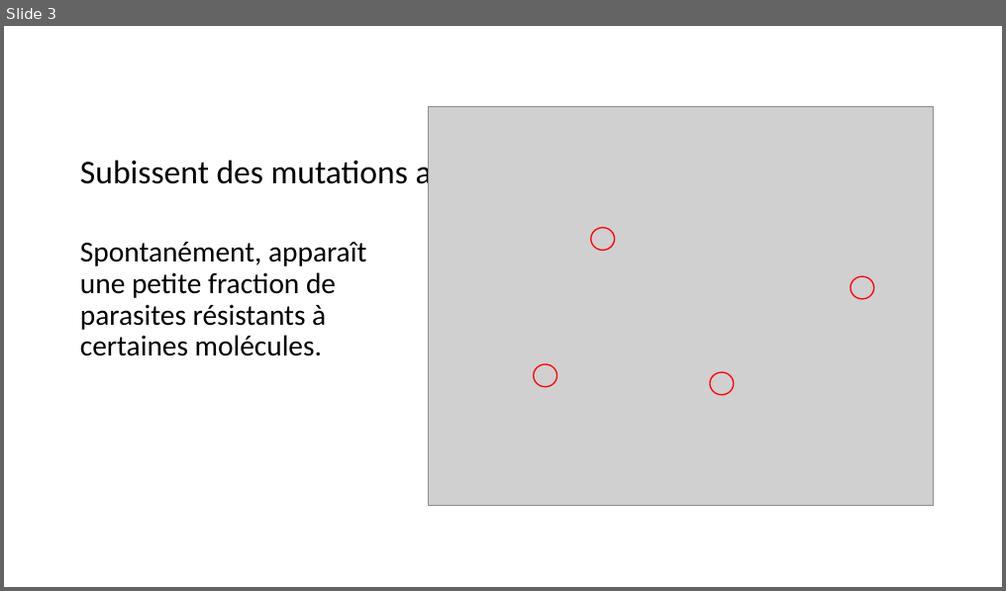
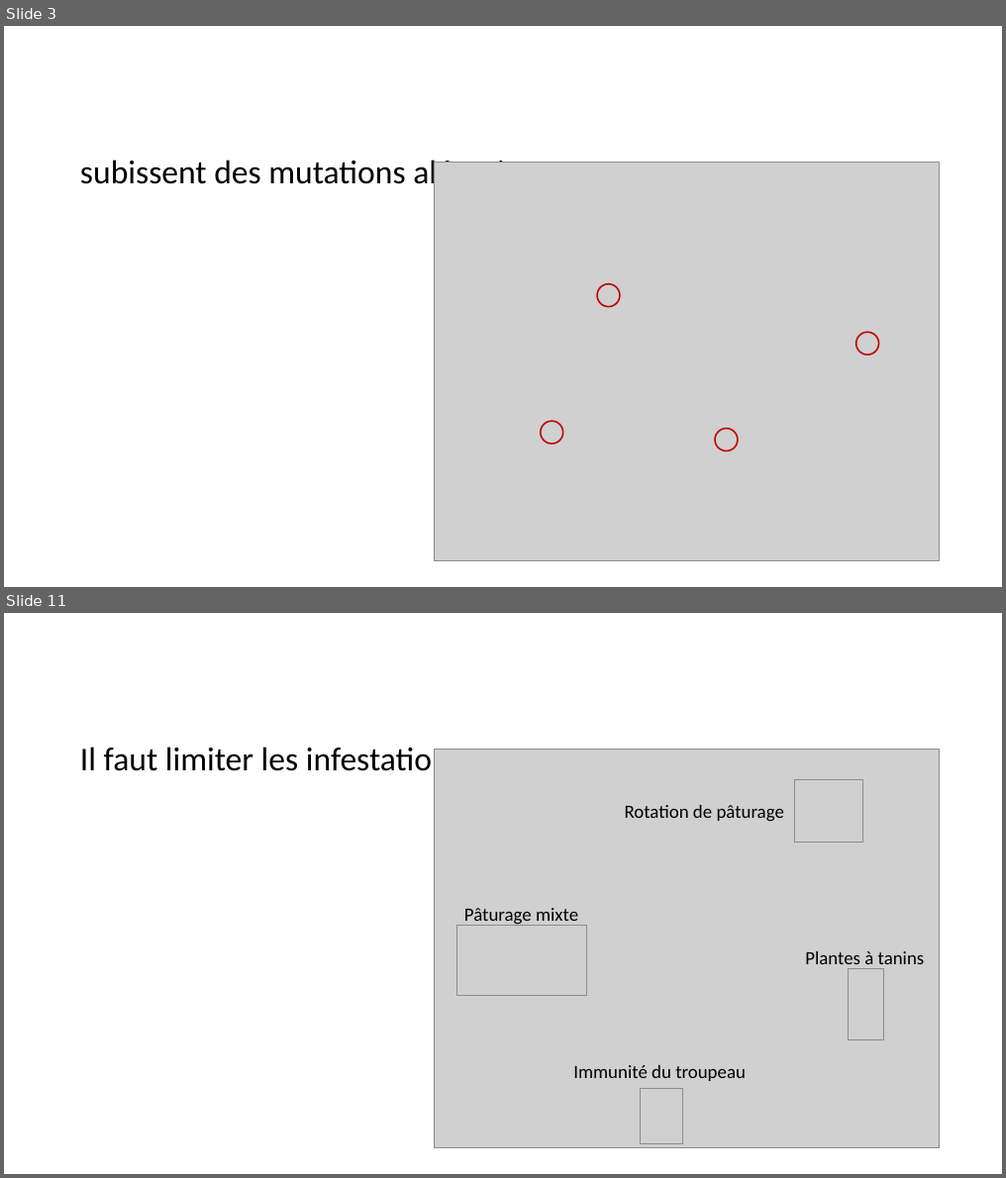
Before and after one commit to michelange2008/parasitlab, a slide deck: storage/app/public/img/resist/Resistance.pptx. Shown one above the other, each under a label of ours: slide 3 before the commit, slides 3 and 11 after it; the slides between them are not shown. The pictures are 1006x591 and 1006x1178 pixels, drawn with LibreOffice and Linux fonts; fonts in the diff are those of the drawing; grey boxes stand for pictures. Boxes give left, top, right and bottom in pixels: in the first picture for what was removed or moved away, otherwise in the second. Text is boxed around its words. In the diff, an @@ line names an element or a change of style, - is before the commit and + after.

```diff
--- a/storage/app/public/img/resist/Resistance.pptx
+++ b/storage/app/public/img/resist/Resistance.pptx
@@ slide 11 added at <box>4,613,1002,1174</box>, background #FFFFFF @@
@@ title added at <box>80,747,462,778</box>, 32 pt, text #000000 @@
+Il faut limiter les infestations
@@ picture added at <box>434,750,939,1149</box> @@
@@ picture added at <box>794,780,862,842</box> @@
@@ text added at <box>625,805,784,821</box>, 18 pt, text #000000 @@
+Rotation de pâturage
@@ text added at <box>464,908,578,926</box>, 18 pt, text #000000 @@
+Pâturage mixte
@@ picture added at <box>456,925,587,995</box> @@
@@ text added at <box>805,952,925,969</box>, 18 pt, text #000000 @@
+Plantes à tanins
@@ picture added at <box>848,968,884,1040</box> @@
@@ text added at <box>573,1065,746,1081</box>, 18 pt, text #000000 @@
+Immunité du troupeau
@@ picture added at <box>640,1089,682,1144</box> @@
@@ slide 3 changed as well @@
@@ title at <box>80,156,546,191</box>: text changed @@
-Subissent des mutations aléatoires
+subissent des mutations aléatoires
@@ text removed at <box>80,242,366,357</box> @@
-Spontanément, apparaît une petite fraction de parasites résistants à certaines molécules.
@@ ellipse: place and size @@
-ellipse at <box>591,227,615,250</box>
+ellipse at <box>597,284,620,307</box>
@@ 3 ellipses, 1 picture: place and size @@
-3 ellipses, 1 picture at <box>429,107,934,506</box>
+3 ellipses, 1 picture at <box>434,163,939,562</box>
@@ outline #FF0000 1.25 pt to #C00000 1.5 pt in 4 elements at <box>856,332,879,355</box>, <box>715,429,738,452</box>, <box>597,284,620,307</box>, <box>541,421,563,444</box> @@
```
Also in this commit, not shown: 3 other slides changed, 12 other slides added, 3 slides removed, 12 other files.
